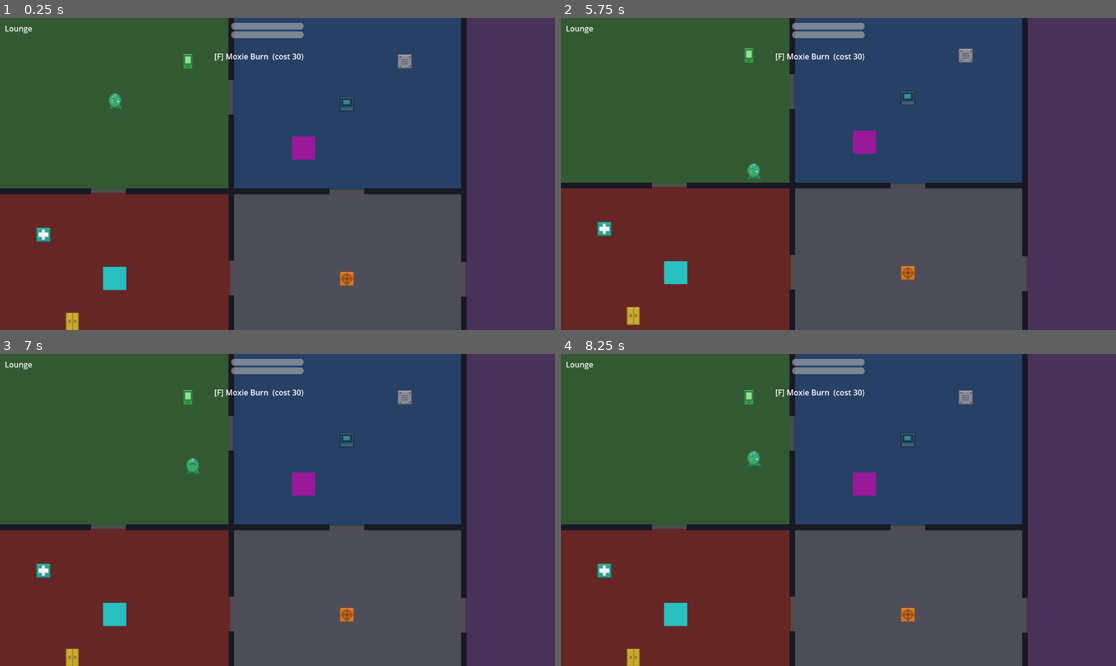
Above: before the commit, frames 1-4 (two rows, left to right).
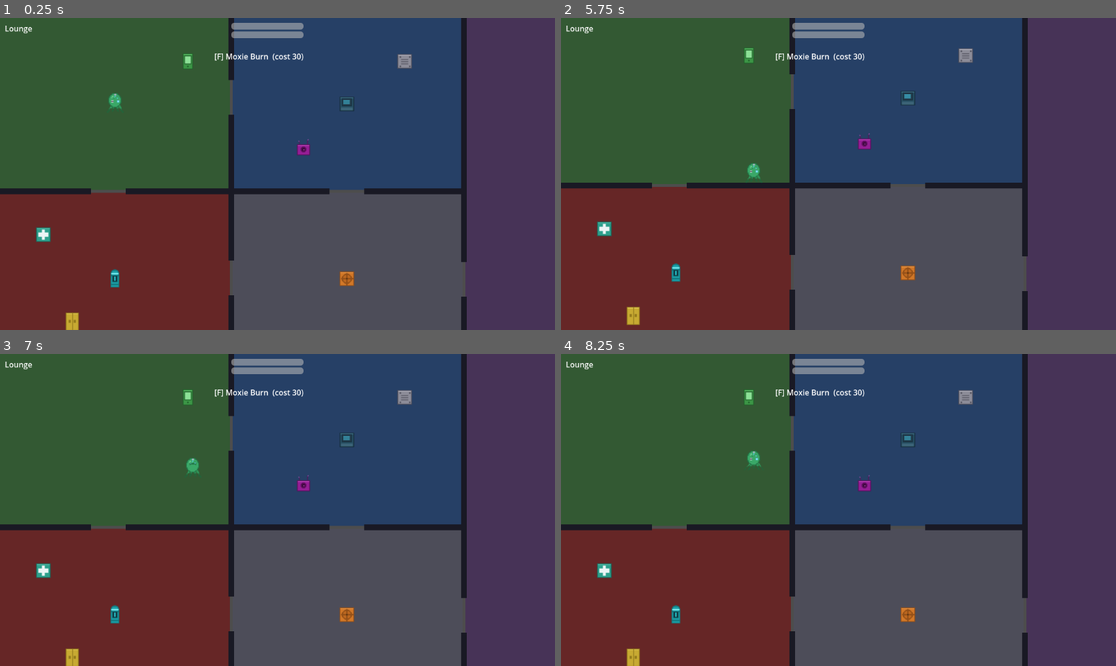
Above: after the commit, the same moments.

Repository: Curious-Conclusion/habitate-echo
Game: Godot game, scene res://scenes/main.tscn
Two runs of this game, one before a commit and one after it. Both use one fixed random seed, a clock stepped at 60 frames per second and the inputs below.
Inputs (mouse positions are in pixels of both pictures, inside the frame that each line leads up to):
- Up to frame 1 (0.25 s): no input
- Up to frame 2 (5.75 s): tap Enter (ui_accept) at 0.5, 0.77, 2, 3.5, 3.77, 5 s; move the mouse to (960, 158) at 0.52 s; hold D (move_right) 0.53-1.25 s; hold E (interact) 0.53-1.25 s; click (960, 158) at 0.67 s; drag from (727, 189) to (677, 280) at 1.27 s; move the mouse to (894, 105) at 2.02 s; hold D (move_right) 2.03-2.75 s; hold E (interact) 2.03-2.75 s; drag from (810, 236) to (633, 320) at 2.77 s; move the mouse to (1005, 220) at 3.52 s; hold A (move_left) 3.53-4.25 s; hold E (interact) 3.53-4.25 s; drag from (672, 127) to (905, 105) at 4.27 s; move the mouse to (866, 174) at 5.02 s; hold S (move_down) from 5.03 s (still down); hold E (interact) from 5.03 s (still down); click (866, 174) at 5.17 s
- Up to frame 3 (7 s): release S (move_down) at 5.75 s; release E (interact) at 5.75 s; drag from (194, 432) to (344, 609) at 5.77 s; tap Enter (ui_accept) at 6.5, 6.77 s; move the mouse to (399, 494) at 6.52 s; hold W (move_up) from 6.53 s (still down); hold E (interact) from 6.53 s (still down)
- Up to frame 4 (8.25 s): release W (move_up) at 7.25 s; release E (interact) at 7.25 s; drag from (727, 525) to (749, 397) at 7.27 s; tap Enter (ui_accept) at 8 s; move the mouse to (894, 441) at 8.02 s; hold S (move_down) from 8.03 s (still down); hold E (interact) from 8.03 s (still down)

The runs differ from the first frame. In frame 1, 0.6% of the frame differs, in the area x 18-57%, y 37-88%; in frame 2, 0.6%; in frame 3, 0.6%; in frame 4, 0.6%.

Commit message:
Add station-object sprites, retiring the colored-square placeholders
New pure-stdlib generator art/gen_station_objects.py produces nine 32x32
sprites (pod, device, op_board, fabber, psycho, comm, debrief, stack, relay),
each keeping its placeholder color so player associations carry over.

resleeving_pod.gd and scannable_device.gd gain the same optional sprite_path
loader interactable.gd has (with the Image.load fallback for un-imported
PNGs); their scenes and the six hub stations now reference the new art.

Co-Authored-By: Claude Opus 4.8 (1M context) <noreply@anthropic.com>

Diff:
--- a/scenes/hub.tscn
+++ b/scenes/hub.tscn
@@ -91,28 +91,34 @@
 position = Vector2(130, 90)
 prompt_text = "[E] Op Board"
 visual_color = Color(0.2, 0.6, 0.9, 1)
+sprite_path = "res://art/objects/op_board.png"
 
 [node name="ResleevingBay" parent="." instance=ExtResource("4_int")]
 position = Vector2(380, 80)
 prompt_text = "[E] Resleeving Bay"
 visual_color = Color(0.3, 0.75, 0.5, 1)
+sprite_path = "res://art/objects/pod.png"
 
 [node name="Quartermaster" parent="." instance=ExtResource("4_int")]
 position = Vector2(630, 90)
 prompt_text = "[E] Quartermaster"
 visual_color = Color(0.85, 0.65, 0.2, 1)
+sprite_path = "res://art/objects/fabber.png"
 
 [node name="Psychosurgery" parent="." instance=ExtResource("4_int")]
 position = Vector2(130, 340)
 prompt_text = "[E] Psychosurgery"
 visual_color = Color(0.7, 0.3, 0.7, 1)
+sprite_path = "res://art/objects/psycho.png"
 
 [node name="Handler" parent="." instance=ExtResource("4_int")]
 position = Vector2(630, 340)
 prompt_text = "[E] Handler"
 visual_color = Color(0.3, 0.7, 0.7, 1)
+sprite_path = "res://art/objects/comm.png"
 
 [node name="DebriefTerminal" parent="." instance=ExtResource("4_int")]
 position = Vector2(380, 210)
 prompt_text = "[E] Debrief Terminal"
 visual_color = Color(0.6, 0.6, 0.65, 1)
+sprite_path = "res://art/objects/debrief.png"
--- a/scenes/resleeving_pod.tscn
+++ b/scenes/resleeving_pod.tscn
@@ -8,6 +8,7 @@
 [node name="ResleevingPod" type="Area2D" unique_id=1777523461]
 monitorable = false
 script = ExtResource("1_k6kfr")
+sprite_path = "res://art/objects/pod.png"
 
 [node name="CollisionShape2D" type="CollisionShape2D" parent="." unique_id=503818752]
 shape = SubResource("CircleShape2D_xrn5q")
--- a/scenes/scannable_device.tscn
+++ b/scenes/scannable_device.tscn
@@ -8,6 +8,7 @@
 [node name="ScannableDevice" type="Area2D"]
 monitorable = false
 script = ExtResource("1_scan")
+sprite_path = "res://art/objects/device.png"
 
 [node name="CollisionShape2D" type="CollisionShape2D" parent="."]
 shape = SubResource("CircleShape2D_scan")
--- a/scripts/resleeving_pod.gd
+++ b/scripts/resleeving_pod.gd
@@ -2,14 +2,31 @@
 
 signal interact_requested
 
+## Optional PNG sprite. When set, it replaces the colored-square visual.
+@export var sprite_path: String = ""
+
 @onready var prompt_label: Label = $PromptLabel
+@onready var visual: ColorRect = $Visual
 
 var player_in_range := false
 
 func _ready() -> void:
 	prompt_label.visible = false
+	if sprite_path != "":
+		visual.visible = false
+		var spr := Sprite2D.new()
+		spr.texture = _load_tex(sprite_path)
+		add_child(spr)
 	body_entered.connect(_on_body_entered)
 	body_exited.connect(_on_body_exited)
+
+func _load_tex(path: String) -> Texture2D:
+	if ResourceLoader.exists(path):
+		return load(path)
+	var img := Image.new()
+	if img.load(path) == OK:
+		return ImageTexture.create_from_image(img)
+	return null
 
 func _unhandled_input(event: InputEvent) -> void:
 	if player_in_range and event.is_action_pressed("interact"):
--- a/scripts/scannable_device.gd
+++ b/scripts/scannable_device.gd
@@ -5,6 +5,8 @@
 @export var scan_duration: float = 3.0
 @export var prompt_text: String = "[Hold E] Scan Device"
 @export var visual_color: Color = Color(0.6, 0.1, 0.6)
+## Optional PNG sprite. When set, it replaces the colored-square visual.
+@export var sprite_path: String = ""
 
 @onready var prompt_label: Label = $PromptLabel
 @onready var visual: ColorRect = $Visual
@@ -18,12 +20,26 @@
 func _ready() -> void:
 	prompt_label.text = prompt_text
 	prompt_label.visible = false
-	visual.color = visual_color
+	if sprite_path != "":
+		visual.visible = false
+		var spr := Sprite2D.new()
+		spr.texture = _load_tex(sprite_path)
+		add_child(spr)
+	else:
+		visual.color = visual_color
 	scan_bar.visible = false
 	scan_bar.max_value = scan_duration
 	scan_bar.value = 0.0
 	body_entered.connect(_on_body_entered)
 	body_exited.connect(_on_body_exited)
+
+func _load_tex(path: String) -> Texture2D:
+	if ResourceLoader.exists(path):
+		return load(path)
+	var img := Image.new()
+	if img.load(path) == OK:
+		return ImageTexture.create_from_image(img)
+	return null
 
 func _unhandled_input(event: InputEvent) -> void:
 	if scan_done or not player_in_range:
Binary file added: art/objects/comm.png
Binary file added: art/objects/debrief.png
Binary file added: art/objects/device.png
Binary file added: art/objects/fabber.png
Binary file added: art/objects/op_board.png
Binary file added: art/objects/pod.png
Binary file added: art/objects/psycho.png
Binary file added: art/objects/relay.png
Binary file added: art/objects/stack.png
Not shown, added: art/gen_station_objects.py
